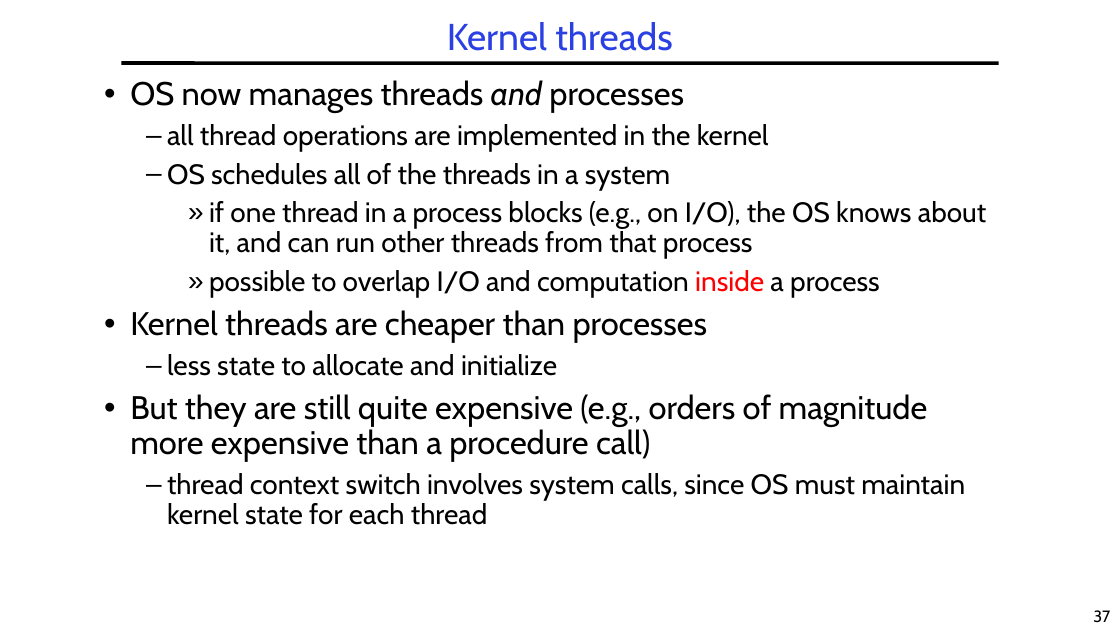
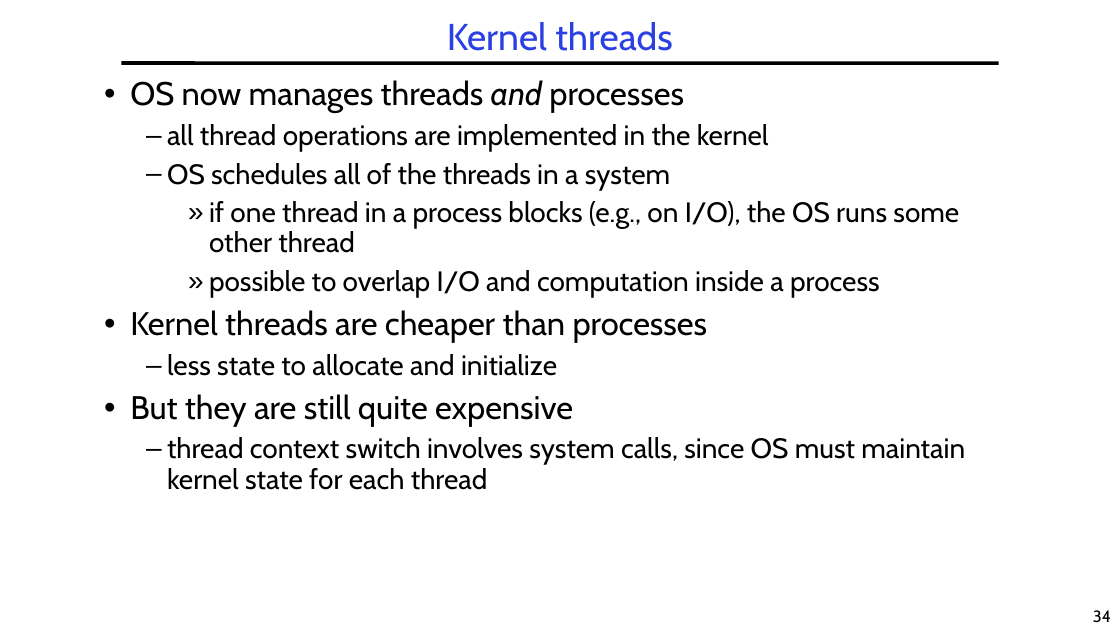
Before and after one commit to guhofstra/CSC112Fa26, a slide deck: slide 34 of PPTs/L2-Processes Threads.pptx (slide 37 before the commit). Drawn at 1120x630 pixels with LibreOffice and Linux fonts; fonts in the diff are those of the drawing. Boxes give left, top, right and bottom in pixels: in the first picture for what was removed or moved away, otherwise in the second. Text is boxed around its words. In the diff, an @@ line names an element or a change of style, - is before the commit and + after.

```diff
--- a/PPTs/L2-Processes Threads.pptx
+++ b/PPTs/L2-Processes Threads.pptx
@@ text at (209,201,959,253): text changed @@
-    » if one thread in a process blocks (e.g., on I/O), the OS knows about it, and can run other threads from that process
+    » if one thread in a process blocks (e.g., on I/O), the OS runs some other thread
@@ text at (209,270,880,298): text colour #FF0000 to #000000 in "inside" @@
@@ text at (130,394,573,427): text changed @@
-• But they are still quite expensive (e.g., orders of magnitude more expensive than a procedure call)
+• But they are still quite expensive
@@ page number at (1093,610,1111,623): text changed @@
-37
+34
```
Also in this commit, not shown: 6 other slides changed, 3 slides removed, 7 other files.
